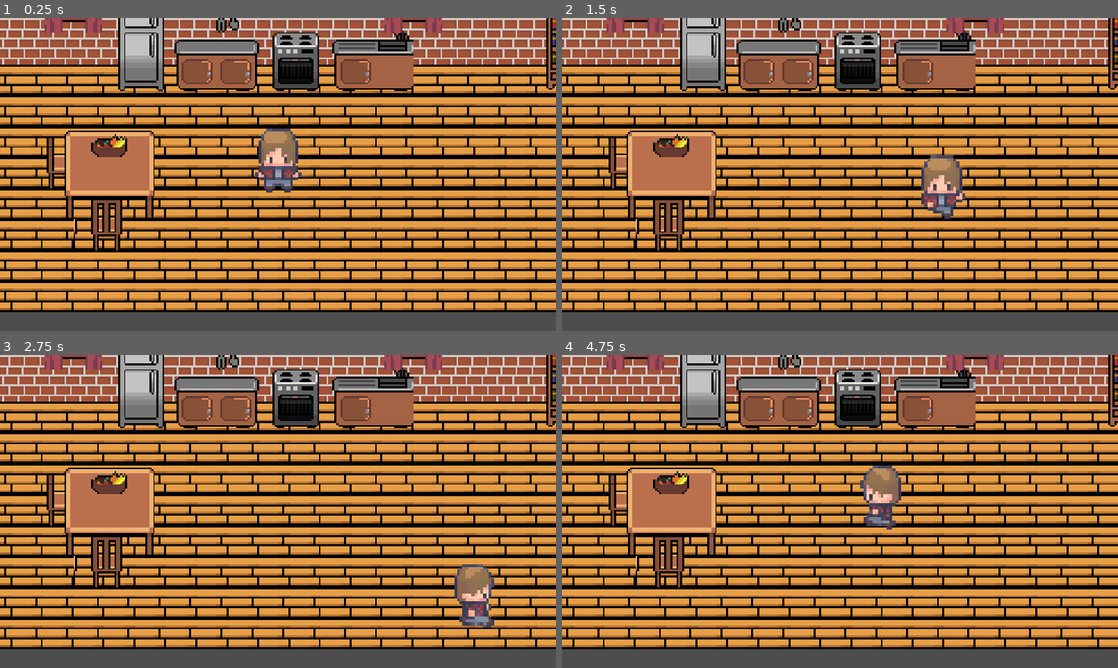
Above: before the commit, frames 1-4 (two rows, left to right).
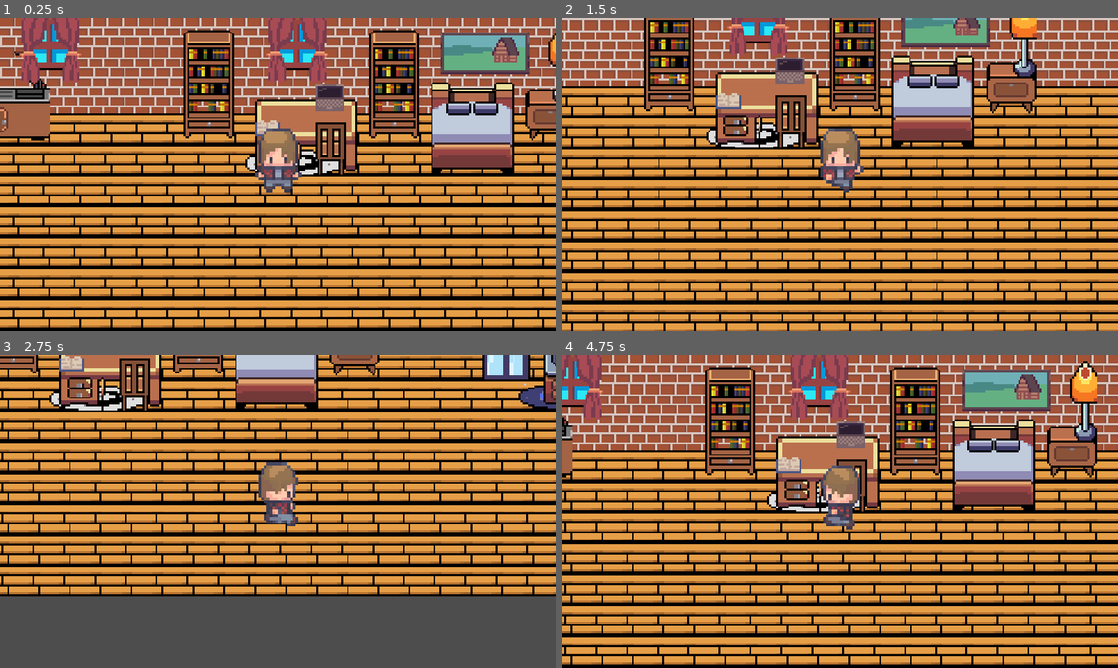
Above: after the commit, the same moments.

Repository: BurningUNI/BurnOut
Game: Godot game, scene res://scenes/room.tscn
Two runs of this game, one before a commit and one after it. Both use one fixed random seed, a clock stepped at 60 frames per second and the inputs below. This scene is started directly instead of the project's main scene.
Inputs (mouse positions are in pixels of both pictures, inside the frame that each line leads up to):
- Up to frame 1 (0.25 s): no input
- Up to frame 2 (1.5 s): move the mouse to (962, 158) at 0.52 s; hold Right (ui_right) 0.53-1.28 s; hold Space (interact) 0.53-1.28 s; move the mouse to (728, 190) at 1.27 s; hold Down (ui_down) from 1.28 s (still down); tap Space (interact) at 1.35 s
- Up to frame 3 (2.75 s): move the mouse to (333, 442) at 2.02 s; release Down (ui_down) at 2.03 s; hold Right (ui_right) from 2.03 s (still down); hold Space (interact) from 2.03 s (still down)
- Up to frame 4 (4.75 s): move the mouse to (812, 574) at 2.77 s; release Right (ui_right) at 2.78 s; release Space (interact) at 2.78 s; hold Up (ui_up) 2.78-3.53 s; tap Space (interact) at 2.85, 4.35 s; move the mouse to (1006, 558) at 3.52 s; hold Space (interact) 3.53-4.28 s; hold Left (ui_left) from 3.53 s (still down); move the mouse to (673, 464) at 4.27 s

The runs differ from the first frame. In frame 1, 80% of the frame differs, in the area x 0-100%, y 0-100%; in frame 2, 53%; in frame 3, 66%; in frame 4, 81%.

Commit message:
modifica movimento

Diff:
--- a/project.godot
+++ b/project.godot
@@ -39,6 +39,38 @@
 , Object(InputEventKey,"resource_local_to_scene":false,"resource_name":"","device":-1,"window_id":0,"alt_pressed":false …(182 unchanged characters)…
 ]
 }
+ui_left={
+"deadzone": 0.5,
+"events": [Object(InputEventKey,"resource_local_to_scene":false,"resource_name":"","device":0,"window_id":0,"alt_pressed":false,"shift_pressed":false,"ctrl_pressed":false,"meta_pressed":false,"pressed":false,"keycode":4194319,"physical_keycode":0,"key_label":0,"unicode":0,"location":0,"echo":false,"script":null)
+, Object(InputEventJoypadButton,"resource_local_to_scene":false,"resource_name":"","device":0,"button_index":13,"pressure":0.0,"pressed":false,"script":null)
+, Object(InputEventJoypadMotion,"resource_local_to_scene":false,"resource_name":"","device":0,"axis":0,"axis_value":-1.0,"script":null)
+, Object(InputEventKey,"resource_local_to_scene":false,"resource_name":"","device":-1,"window_id":0,"alt_pressed":false,"shift_pressed":false,"ctrl_pressed":false,"meta_pressed":false,"pressed":false,"keycode":0,"physical_keycode":65,"key_label":0,"unicode":97,"location":0,"echo":false,"script":null)
+]
+}
+ui_right={
+"deadzone": 0.5,
+"events": [Object(InputEventKey,"resource_local_to_scene":false,"resource_name":"","device":0,"window_id":0,"alt_pressed":false,"shift_pressed":false,"ctrl_pressed":false,"meta_pressed":false,"pressed":false,"keycode":4194321,"physical_keycode":0,"key_label":0,"unicode":0,"location":0,"echo":false,"script":null)
+, Object(InputEventJoypadButton,"resource_local_to_scene":false,"resource_name":"","device":0,"button_index":14,"pressure":0.0,"pressed":false,"script":null)
+, Object(InputEventJoypadMotion,"resource_local_to_scene":false,"resource_name":"","device":0,"axis":0,"axis_value":1.0,"script":null)
+, Object(InputEventKey,"resource_local_to_scene":false,"resource_name":"","device":-1,"window_id":0,"alt_pressed":false,"shift_pressed":false,"ctrl_pressed":false,"meta_pressed":false,"pressed":false,"keycode":0,"physical_keycode":68,"key_label":0,"unicode":100,"location":0,"echo":false,"script":null)
+]
+}
+ui_up={
+"deadzone": 0.5,
+"events": [Object(InputEventKey,"resource_local_to_scene":false,"resource_name":"","device":0,"window_id":0,"alt_pressed":false,"shift_pressed":false,"ctrl_pressed":false,"meta_pressed":false,"pressed":false,"keycode":4194320,"physical_keycode":0,"key_label":0,"unicode":0,"location":0,"echo":false,"script":null)
+, Object(InputEventJoypadButton,"resource_local_to_scene":false,"resource_name":"","device":0,"button_index":11,"pressure":0.0,"pressed":false,"script":null)
+, Object(InputEventJoypadMotion,"resource_local_to_scene":false,"resource_name":"","device":0,"axis":1,"axis_value":-1.0,"script":null)
+, Object(InputEventKey,"resource_local_to_scene":false,"resource_name":"","device":-1,"window_id":0,"alt_pressed":false,"shift_pressed":false,"ctrl_pressed":false,"meta_pressed":false,"pressed":false,"keycode":0,"physical_keycode":87,"key_label":0,"unicode":119,"location":0,"echo":false,"script":null)
+]
+}
+ui_down={
+"deadzone": 0.5,
+"events": [Object(InputEventKey,"resource_local_to_scene":false,"resource_name":"","device":0,"window_id":0,"alt_pressed":false,"shift_pressed":false,"ctrl_pressed":false,"meta_pressed":false,"pressed":false,"keycode":4194322,"physical_keycode":0,"key_label":0,"unicode":0,"location":0,"echo":false,"script":null)
+, Object(InputEventJoypadButton,"resource_local_to_scene":false,"resource_name":"","device":0,"button_index":12,"pressure":0.0,"pressed":false,"script":null)
+, Object(InputEventJoypadMotion,"resource_local_to_scene":false,"resource_name":"","device":0,"axis":1,"axis_value":1.0,"script":null)
+, Object(InputEventKey,"resource_local_to_scene":false,"resource_name":"","device":-1,"window_id":0,"alt_pressed":false,"shift_pressed":false,"ctrl_pressed":false,"meta_pressed":false,"pressed":false,"keycode":0,"physical_keycode":83,"key_label":0,"unicode":115,"location":0,"echo":false,"script":null)
+]
+}
 interact={
 "deadzone": 0.2,
 "events": [Object(InputEventKey,"resource_local_to_scene":false,"resource_name":"","device":-1,"window_id":0,"alt_press …(191 unchanged characters)…
--- a/scenes/player.tscn
+++ b/scenes/player.tscn
@@ -391,14 +391,14 @@
 [node name="Player" type="CharacterBody2D" parent="."]
 script = ExtResource("1_qhqgy")
 
+[node name="Camera2D" type="Camera2D" parent="Player"]
+position = Vector2(0, 10)
+zoom = Vector2(4, 4)
+
 [node name="AnimatedSprite2D" type="AnimatedSprite2D" parent="Player"]
 sprite_frames = SubResource("SpriteFrames_tuyoq")
-animation = &"idle_down"
+animation = &"idle_right"
 
 [node name="CollisionShape2D" type="CollisionShape2D" parent="Player"]
 position = Vector2(0, 10)
 shape = SubResource("CircleShape2D_fjrip")
-
-[node name="Camera2D" type="Camera2D" parent="."]
-position = Vector2(0, 10)
-zoom = Vector2(4, 4)
--- a/scenes/room.tscn
+++ b/scenes/room.tscn
@@ -3607,11 +3607,15 @@
 
 [node name="Player" parent="." instance=ExtResource("10_qtoah")]
 top_level = true
-position = Vector2(-70, 58)
+position = Vector2(118, 33)
 scale = Vector2(1.5, 1.5)
 
 [node name="WallTop" type="StaticBody2D" parent="."]
+visible = false
 
 [node name="CollisionShape2D" type="CollisionShape2D" parent="WallTop"]
+visible = false
 position = Vector2(103, -1)
 shape = SubResource("RectangleShape2D_qtoah")
+
+[editable path="Player"]
--- a/scripts/player.gd
+++ b/scripts/player.gd
@@ -4,6 +4,7 @@
 const SPEED = 70
 
 var last_direction = "down"
+
 
 func _physics_process(delta):
 	var direction = Vector2.ZERO
@@ -19,6 +20,8 @@
 
 	velocity = direction.normalized() * SPEED
 	move_and_slide()
+	print(position)
+
 
 	# ANIMAZIONE
 	if direction != Vector2.ZERO:
--- /dev/null
+++ b/scripts/room.gd
@@ -0,0 +1,23 @@
+extends Node2D
+
+func _ready():
+	var tilemap = $TileMap
+	var cam = $Player/Camera2D
+
+	var map_rect = tilemap.get_used_rect()
+	var tile_size = tilemap.tile_set.tile_size
+
+	# Limiti orizzontali
+	cam.limit_left = map_rect.position.x * tile_size.x
+	cam.limit_right = (map_rect.position.x + map_rect.size.x) * tile_size.x
+
+	# Blocchiamo il movimento verticale forzando il valore Y
+	var camera_start_y = cam.global_position.y
+	cam.limit_top = camera_start_y
+	cam.limit_bottom = camera_start_y
+
+
+
+# Called every frame. 'delta' is the elapsed time since the previous frame.
+func _process(delta: float) -> void:
+	pass
Not shown, added: scripts/room.gd.uid
